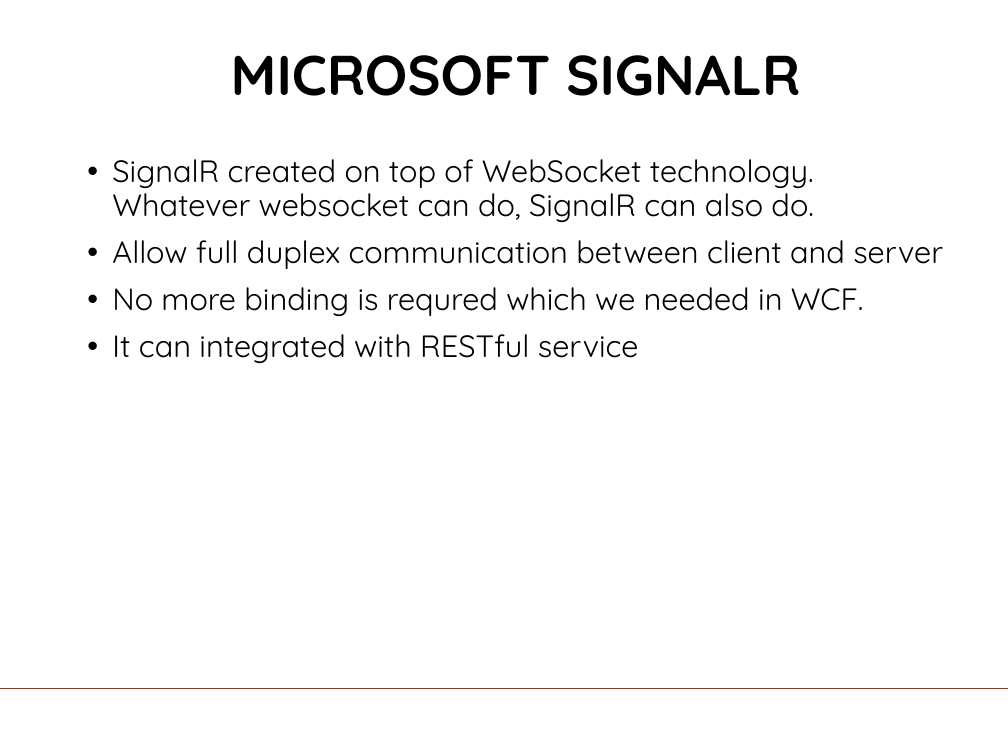
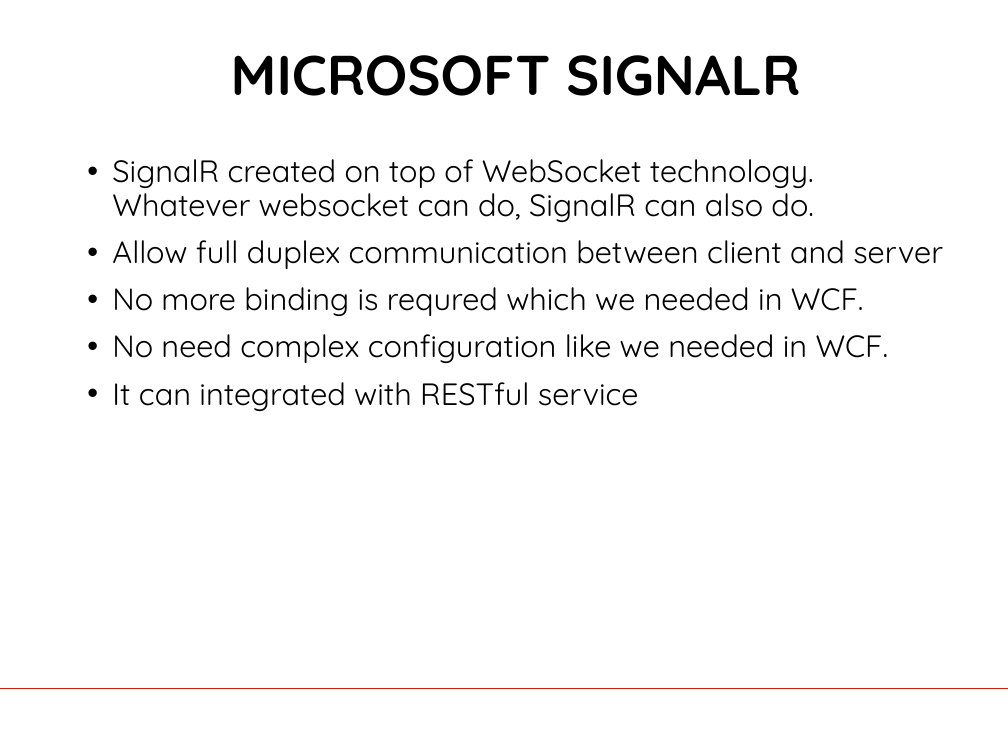
Before and after one commit to FrankMyatThu/TempRepo, a slide deck: slide 13 of Push notification using web services.pptx (slide 12 before the commit). Drawn at 1008x756 pixels with LibreOffice and Linux fonts; fonts in the diff are those of the drawing; background and template pictures are left out. Boxes give left, top, right and bottom in pixels: in the first picture for what was removed or moved away, otherwise in the second. Text is boxed around its words. In the diff, an @@ line names an element or a change of style, - is before the commit and + after.

Commit message:
add new slide

```diff
--- a/Push notification using web services.pptx
+++ b/Push notification using web services.pptx
@@ text at [112, 334, 889, 363]: paragraph added @@
+• No need complex configuration like we needed in WCF.
```
Also in this commit, not shown: 1 slide added.
